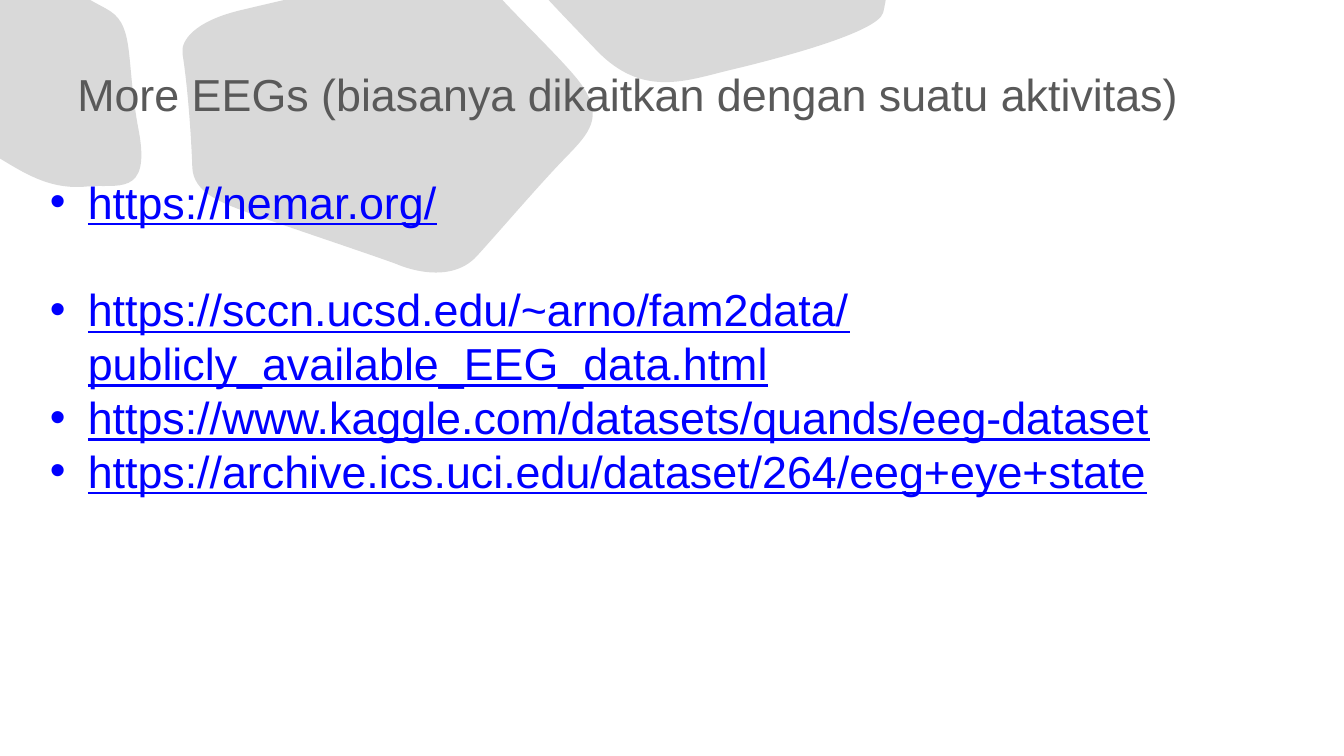
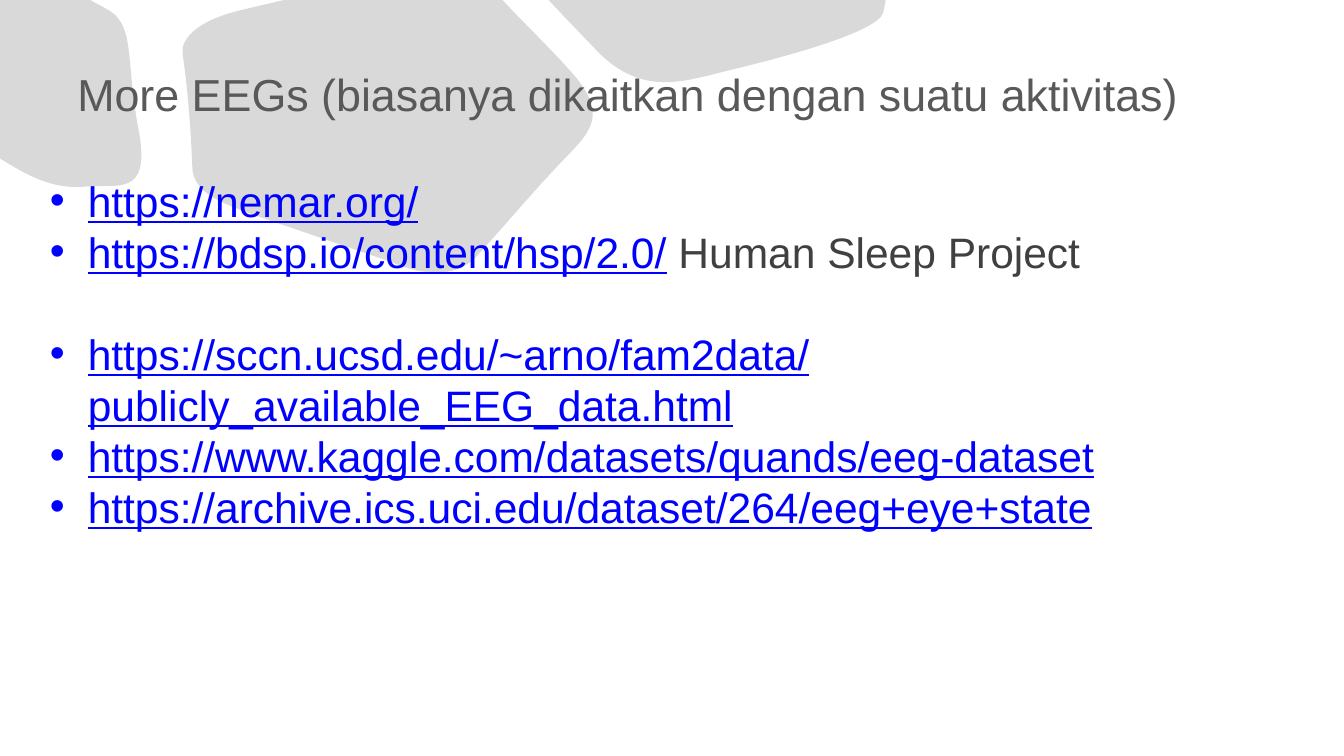
Before and after one commit to jendralhxr/bigdata, a slide deck: slide 12 of case_tidur.pptx. Drawn at 1344x756 pixels with LibreOffice and Linux fonts; fonts in the diff are those of the drawing. Boxes give left, top, right and bottom in pixels: in the first picture for what was removed or moved away, otherwise in the second. Text is boxed around its words. In the diff, an @@ line names an element or a change of style, - is before the commit and + after.

Commit message:
HSP

```diff
--- a/case_tidur.pptx
+++ b/case_tidur.pptx
@@ text at (88,186,1094,531): size 32 to 30.4 pt in "https://nemar.org/", "https://sccn.ucsd.edu/~arno/fam2data/publicly_available_EEG_ ...", "https://www.kaggle.com/datasets/quands/eeg-dataset", "https://archive.ics.uci.edu/dataset/264/eeg+eye+state" @@
@@ text at (88,237,1080,276): paragraph added @@
+• https://bdsp.io/content/hsp/2.0/ Human Sleep Project
```
